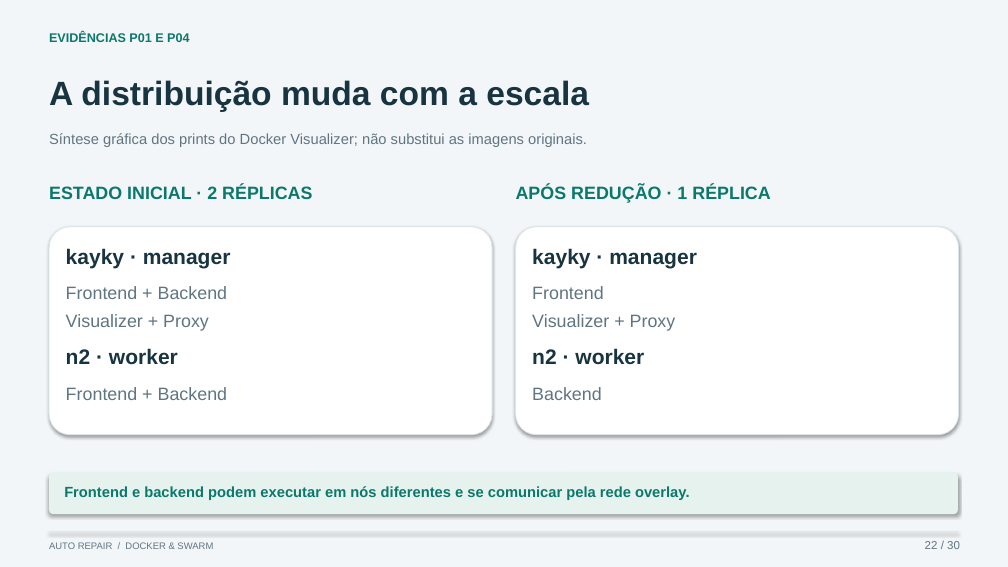
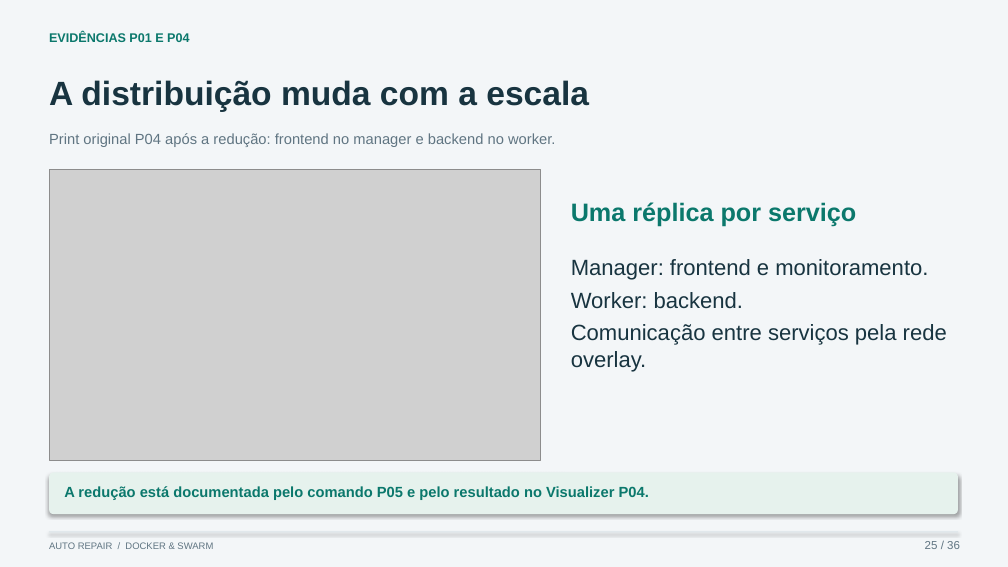
Before and after one commit to KaykyMatos845/auto-repair-budget-agent, a slide deck: slide 25 of public/auto-repair-apresentacao-demonstracao.pptx (slide 22 before the commit). Drawn at 1008x567 pixels with LibreOffice and Linux fonts; fonts in the diff are those of the drawing; grey boxes stand for pictures. Boxes give left, top, right and bottom in pixels: in the first picture for what was removed or moved away, otherwise in the second. Text is boxed around its words. In the diff, an @@ line names an element or a change of style, - is before the commit and + after.

Commit message:
Include three reviewed demo videos and six original Swarm screenshots in presentation

```diff
--- a/public/auto-repair-apresentacao-demonstracao.pptx
+++ b/public/auto-repair-apresentacao-demonstracao.pptx
@@ text at [49,133,555,147]: text changed @@
-Síntese gráfica dos prints do Docker Visualizer; não substitui as imagens originais.
+Print original P04 após a redução: frontend no manager e backend no worker.
@@ picture added at [49,169,541,461] @@
@@ text removed at [49,185,312,199] @@
-ESTADO INICIAL · 2 RÉPLICAS
@@ text removed at [516,185,770,203] @@
-APÓS REDUÇÃO · 1 RÉPLICA
@@ text added at [571,202,856,227], 24 pt, text #0B786C, bold @@
+Uma réplica por serviço
@@ rounded rectangle removed at [49,227,492,435] @@
@@ rounded rectangle removed at [516,227,959,435] @@
@@ text removed at [66,248,231,268] @@
-kayky · manager
@@ text removed at [532,248,697,268] @@
-kayky · manager
@@ text added at [571,259,947,372], 21 pt, text #183440 @@
+Manager: frontend e monitoramento.
+Worker: backend.
+Comunicação entre serviços pela rede overlay.
@@ text removed at [66,286,228,331] @@
-Frontend + Backend
-Visualizer + Proxy
@@ text removed at [532,286,676,331] @@
-Frontend
-Visualizer + Proxy
@@ text removed at [66,348,178,365] @@
-n2 · worker
@@ text removed at [532,348,644,364] @@
-n2 · worker
@@ text removed at [66,387,228,400] @@
-Frontend + Backend
@@ text removed at [532,387,602,400] @@
-Backend
@@ text at [64,486,649,500]: text changed @@
-Frontend e backend podem executar em nós diferentes e se comunicar pela rede overlay.
+A redução está documentada pelo comando P05 e pelo resultado no Visualizer P04.
@@ text at [925,541,960,549]: text changed @@
-22 / 30
+25 / 36
```
Also in this commit, not shown: 29 other slides changed, 6 slides added, 17 other files.
